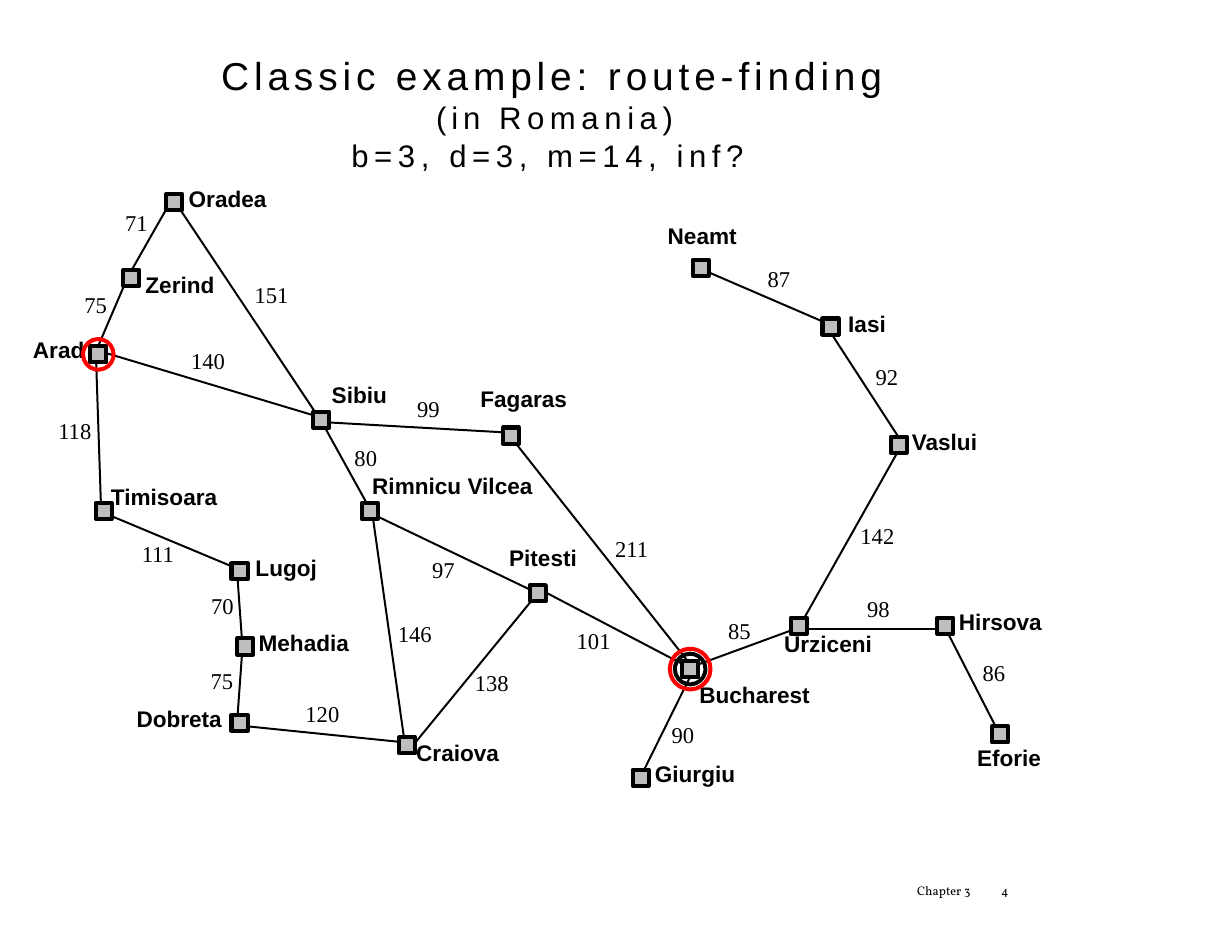
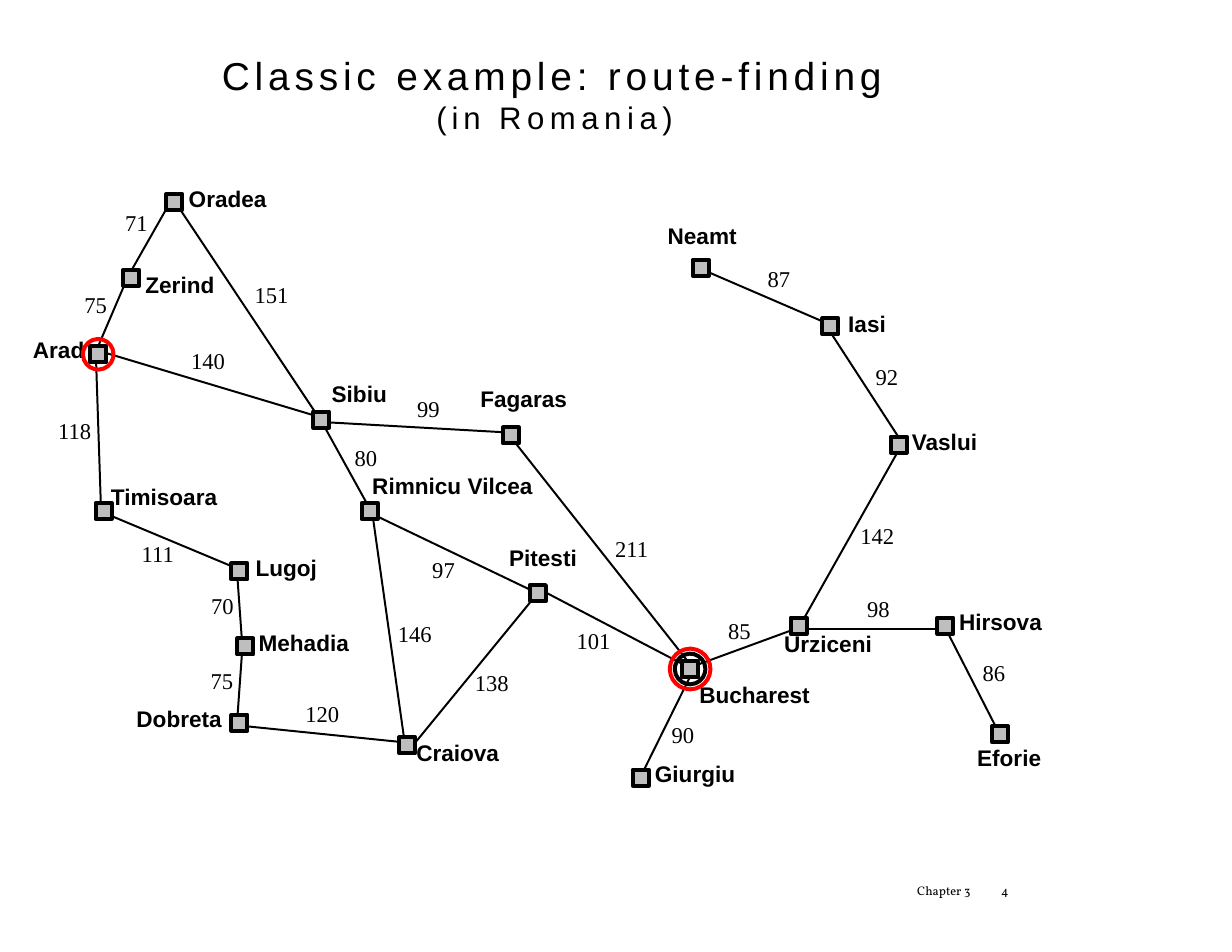
Before and after one commit to tdhock/2023-08-artificial-intelligence, a slide deck: slide 4 of slides/chapter3.1.pptx. Drawn at 1232x952 pixels with LibreOffice and Linux fonts; fonts in the diff are those of the drawing. Boxes give left, top, right and bottom in pixels: in the first picture for what was removed or moved away, otherwise in the second. Text is boxed around its words. In the diff, an @@ line names an element or a change of style, - is before the commit and + after.

```diff
--- a/slides/chapter3.1.pptx
+++ b/slides/chapter3.1.pptx
@@ rectangle "Classic example: route-finding (in Romania)" at [71,60,1004,220]: letter spacing 3.2 to 3.1 pt in "Classic example: route-finding (in"; letter spacing 3.6 to 3.5 pt in "Romania)" @@
@@ text in rectangle at [351,144,744,171]: paragraph removed @@
-b=3, d=3, m=14, inf?
@@ freeform shape at [670,648,710,689]: outline redrawn @@
@@ text "Chapter 3" at [917,886,970,898]: letter spacing 0.1 to 0 pt in "3" @@
```
Also in this commit, not shown: 30 other slides changed, 4 other files.
